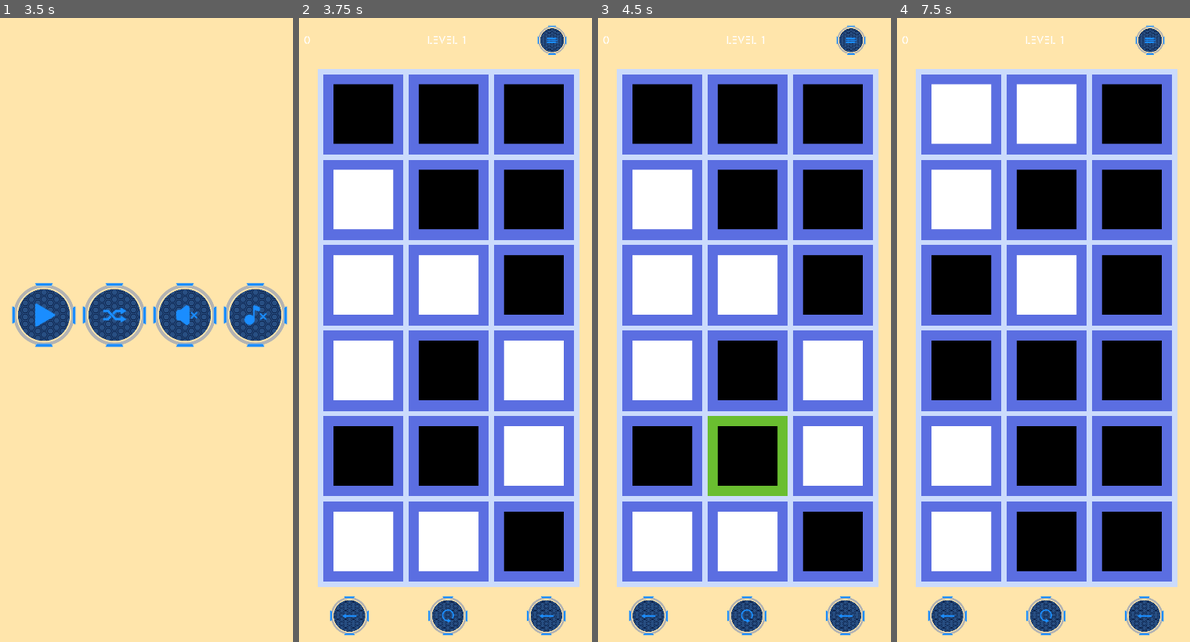
Above: before the commit, frames 1-4 (left to right).
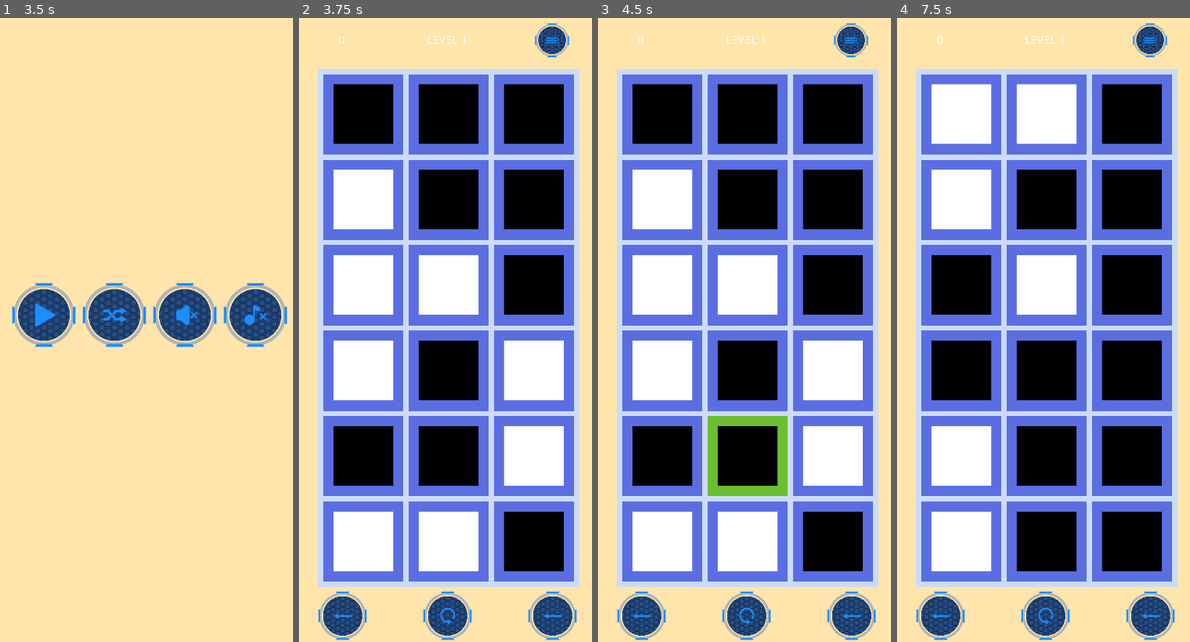
Above: after the commit, the same moments.

Repository: sisipun/SleepyCity
Game: Godot game, scene res://Game/Menu/MainMenu/MainMenu.tscn
Two runs of this game, one before a commit and one after it. Both use one fixed random seed, a clock stepped at 60 frames per second and the inputs below.
Inputs (mouse positions are in pixels of both pictures, inside the frame that each line leads up to; where the layout moved, square brackets give the same spot in the first picture):
- Up to frame 1 (3.5 s): click (43, 317) at 0.5 s; click (266, 36) at 1.25 s; click (43, 317) at 2 s; click (266, 36) at 2.75 s
- Up to frame 2 (3.75 s): click (413, 317) at 3.5 s
- Up to frame 3 (4.5 s): click (852, 617) [844, 617] at 4.25 s
- Up to frame 4 (7.5 s): click (1151, 617) [1143, 617] at 5 s; click (1151, 617) [1143, 617] at 5.75 s; click (1148, 42) at 6.5 s; click (1011, 317) at 7.25 s

Frame 1 is identical in both runs. In frame 2, 2.5% of the frame differs, in the area x 1-95%, y 0-100%; in frame 3, 2.5%; in frame 4, 2.5%.

Commit message:
Align menu button to right

Diff:
--- a/Game/Level/Generated/GeneratedLevel.gd
+++ b/Game/Level/Generated/GeneratedLevel.gd
@@ -6,14 +6,7 @@
 
 var _level: Storage.LevelInfo
 
-func test():
-	for i in range(1000):
-		var width: int = min(max(floor(sqrt(i + 10)), 3), 10)
-		var solution_size: int = min(max(randi() % 3 + round(0.2 * width * width) - 1, 3), 20)
-		print("%d: [%d] - [%d]" % [i, width, solution_size])
-
 func _ready() -> void:
-	test()
 	var generated_count: = Storage.get_generated_count()
 	var width: int = min(max(floor(sqrt(generated_count + 10)), 3), 10)
 	var solution_size: int = randi() % 3 + (min(max(round(0.2 * width * width), 3), 20) - 1)
--- a/Game/Level/Interface/Interface.tscn
+++ b/Game/Level/Interface/Interface.tscn
@@ -30,55 +30,50 @@
 "_edit_use_anchors_": false
 }
 
-[node name="Left" type="MarginContainer" parent="Top"]
+[node name="Left" type="CenterContainer" parent="Top"]
 margin_right = 197.0
 margin_bottom = 100.0
 size_flags_horizontal = 3
-custom_constants/margin_right = 25
-custom_constants/margin_top = 10
-custom_constants/margin_left = 25
-custom_constants/margin_bottom = 10
+size_flags_vertical = 3
 
 [node name="StepLabel" type="Label" parent="Top/Left"]
-margin_left = 25.0
+margin_left = 91.0
 margin_top = 36.0
-margin_right = 172.0
+margin_right = 106.0
 margin_bottom = 63.0
 custom_fonts/font = ExtResource( 1 )
 text = "0"
 script = ExtResource( 4 )
 
-[node name="Center" type="MarginContainer" parent="Top"]
+[node name="Center" type="CenterContainer" parent="Top"]
 margin_left = 201.0
 margin_right = 398.0
 margin_bottom = 100.0
 size_flags_horizontal = 3
-custom_constants/margin_right = 25
-custom_constants/margin_top = 10
-custom_constants/margin_left = 25
-custom_constants/margin_bottom = 10
+size_flags_vertical = 3
 
 [node name="LevelLabel" type="Label" parent="Top/Center"]
-margin_left = 25.0
+margin_left = 63.0
 margin_top = 36.0
-margin_right = 172.0
+margin_right = 134.0
 margin_bottom = 63.0
 text = "Level 1"
 align = 1
 script = ExtResource( 2 )
 
-[node name="Right" type="MarginContainer" parent="Top"]
+[node name="Right" type="CenterContainer" parent="Top"]
 margin_left = 402.0
 margin_right = 600.0
 margin_bottom = 100.0
 size_flags_horizontal = 3
-custom_constants/margin_top = 20
-custom_constants/margin_bottom = 20
+size_flags_vertical = 3
 
 [node name="MenuButton" type="TextureButton" parent="Top/Right"]
-margin_top = 20.0
-margin_right = 198.0
-margin_bottom = 80.0
+margin_left = 64.0
+margin_top = 15.0
+margin_right = 134.0
+margin_bottom = 85.0
+rect_min_size = Vector2( 70, 70 )
 texture_normal = ExtResource( 11 )
 texture_pressed = ExtResource( 9 )
 expand = true
@@ -94,72 +89,60 @@
 "_edit_use_anchors_": false
 }
 
-[node name="Left" type="MarginContainer" parent="Bottom"]
+[node name="Left" type="CenterContainer" parent="Bottom"]
 margin_right = 197.0
 margin_bottom = 100.0
 size_flags_horizontal = 3
 size_flags_vertical = 3
-custom_constants/margin_top = 10
-custom_constants/margin_left = 25
-custom_constants/margin_bottom = 10
 
 [node name="StepBackButton" type="TextureButton" parent="Bottom/Left"]
-margin_left = 25.0
-margin_top = 10.0
-margin_right = 197.0
-margin_bottom = 90.0
-rect_min_size = Vector2( 50, 50 )
+margin_left = 48.0
+margin_right = 148.0
+margin_bottom = 100.0
+rect_min_size = Vector2( 100, 100 )
 texture_normal = ExtResource( 10 )
 texture_pressed = ExtResource( 6 )
-texture_hover = ExtResource( 6 )
-texture_focused = ExtResource( 6 )
 expand = true
 stretch_mode = 5
 __meta__ = {
 "_edit_use_anchors_": false
 }
 
-[node name="Center" type="MarginContainer" parent="Bottom"]
+[node name="Center" type="CenterContainer" parent="Bottom"]
 margin_left = 201.0
 margin_right = 398.0
 margin_bottom = 100.0
 size_flags_horizontal = 3
 size_flags_vertical = 3
-custom_constants/margin_top = 10
-custom_constants/margin_bottom = 10
 
 [node name="ResetButton" type="TextureButton" parent="Bottom/Center"]
-margin_top = 10.0
-margin_right = 197.0
-margin_bottom = 90.0
-rect_min_size = Vector2( 50, 50 )
+margin_left = 48.0
+margin_right = 148.0
+margin_bottom = 100.0
+rect_min_size = Vector2( 100, 100 )
 texture_normal = ExtResource( 8 )
 texture_pressed = ExtResource( 7 )
 expand = true
 stretch_mode = 5
 
-[node name="Right" type="MarginContainer" parent="Bottom"]
+[node name="Right" type="CenterContainer" parent="Bottom"]
 margin_left = 402.0
-margin_right = 600.0
+margin_right = 599.0
 margin_bottom = 100.0
 rect_min_size = Vector2( 50, 50 )
 size_flags_horizontal = 3
 size_flags_vertical = 3
-custom_constants/margin_right = 25
-custom_constants/margin_top = 10
-custom_constants/margin_bottom = 10
 
 [node name="TipButton" type="TextureButton" parent="Bottom/Right"]
-margin_top = 10.0
-margin_right = 173.0
-margin_bottom = 90.0
-rect_min_size = Vector2( 100, 50 )
+margin_left = 48.0
+margin_right = 148.0
+margin_bottom = 100.0
+rect_min_size = Vector2( 100, 100 )
 texture_normal = ExtResource( 10 )
 texture_pressed = ExtResource( 6 )
 expand = true
 stretch_mode = 5
 script = ExtResource( 5 )
-
 [connection signal="init" from="." to="Top/Center/LevelLabel" method="_on_init"]
 [connection signal="reset" from="." to="Top/Left/StepLabel" method="_on_reset"]
 [connection signal="step" from="." to="Top/Left/StepLabel" method="_on_step"]
--- a/Game/Level/Level.tscn
+++ b/Game/Level/Level.tscn
@@ -32,7 +32,6 @@
 anchor_bottom = 0.999601
 
 [node name="LevelCompletePopup" parent="InterfaceLayer" instance=ExtResource( 6 )]
-
 [connection signal="step" from="LevelArea" to="InterfaceLayer/Interface" method="_on_step"]
 [connection signal="reset" from="InterfaceLayer/Interface" to="LevelArea" method="_on_reset"]
 [connection signal="step_back" from="InterfaceLayer/Interface" to="LevelArea" method="_on_step_back"]
--- a/Game/Menu/MainMenu/MainMenu.tscn
+++ b/Game/Menu/MainMenu/MainMenu.tscn
@@ -115,6 +115,5 @@
 margin_right = 536.0
 margin_bottom = 700.0
 custom_constants/margin_top = 30
-
 [connection signal="pressed" from="MenuMargin/Buttons/MenuButtons/SoundButton" to="MenuMargin/Buttons/MenuButtons/SoundButton" method="_on_pressed"]
 [connection signal="pressed" from="MenuMargin/Buttons/MenuButtons/MusicButton" to="MenuMargin/Buttons/MenuButtons/MusicButton" method="_on_pressed"]
--- a/project.godot
+++ b/project.godot
@@ -54,7 +54,6 @@
 
 window/size/width=600
 window/size/height=1200
-window/size/resizable=false
 window/energy_saving/keep_screen_on=false
 window/handheld/orientation="sensor_portrait"
 window/stretch/mode="2d"
